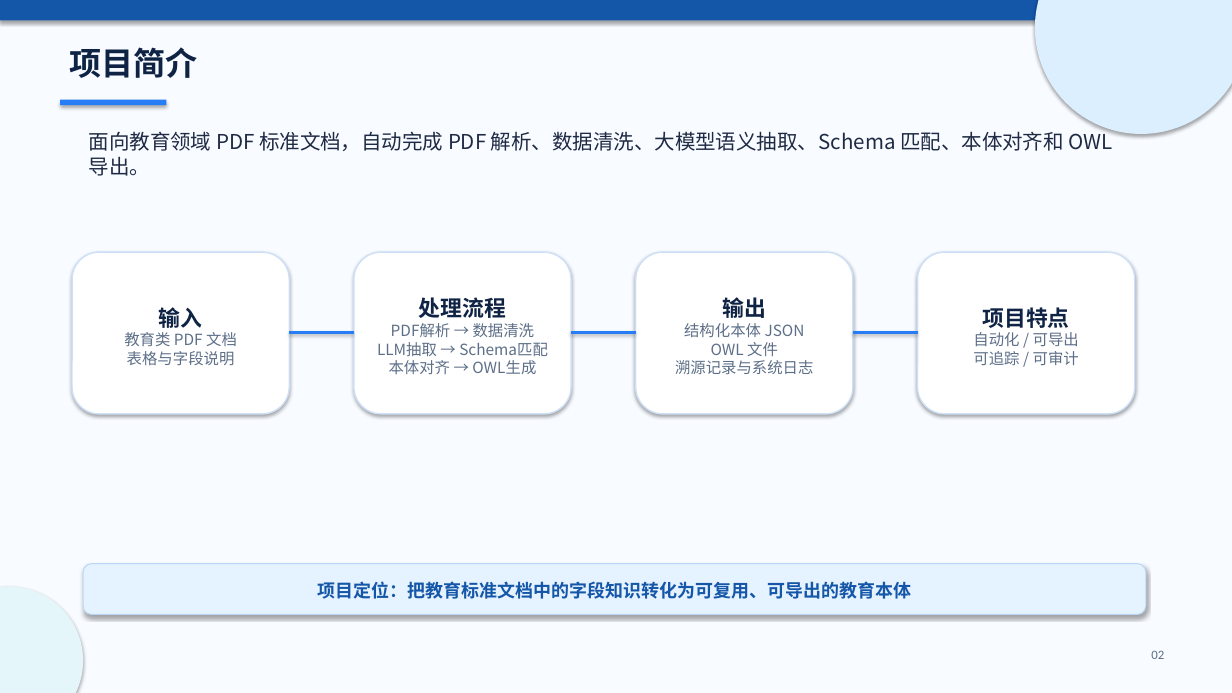
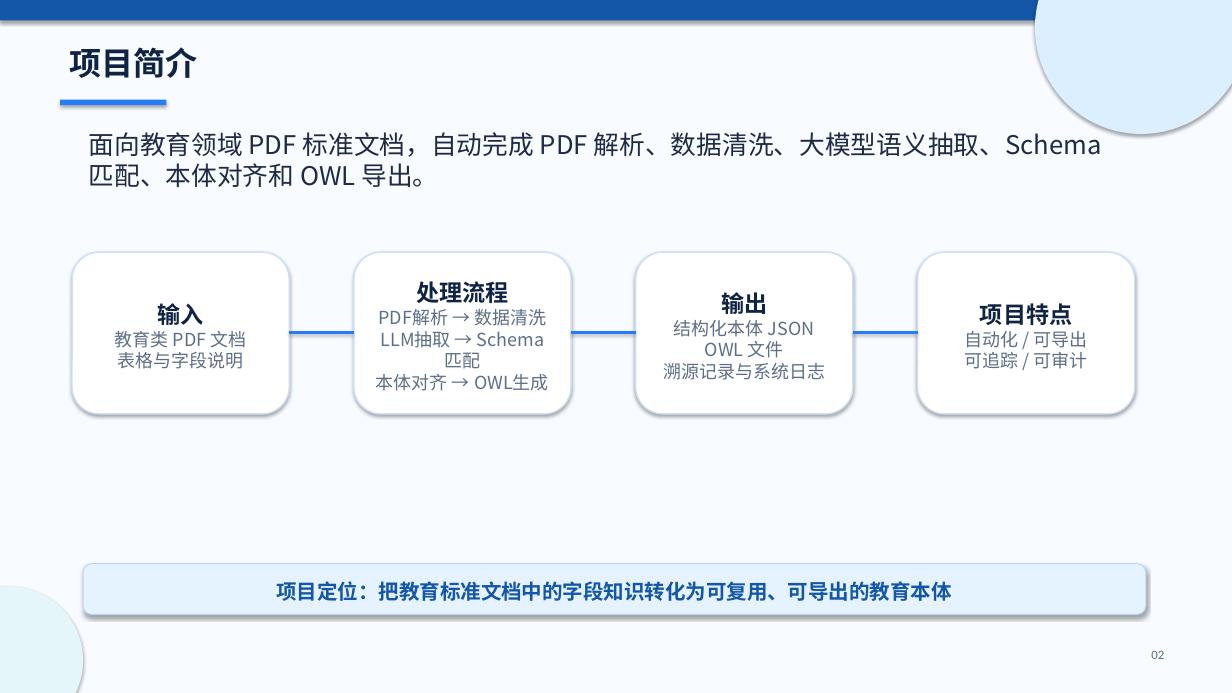
Before and after one commit to czx812/edu-ontology-system, a slide deck: slide 2 of docs/基于大模型智能体的教育本体构建系统_成果展示版.pptx. Drawn at 1232x693 pixels with LibreOffice and Linux fonts; fonts in the diff are those of the drawing. Boxes give left, top, right and bottom in pixels: in the first picture for what was removed or moved away, otherwise in the second. Text is boxed around its words. In the diff, an @@ line names an element or a change of style, - is before the commit and + after.

```diff
--- a/docs/基于大模型智能体的教育本体构建系统_成果展示版.pptx
+++ b/docs/基于大模型智能体的教育本体构建系统_成果展示版.pptx
@@ text "面向教育领域 PDF 标准文档，自动完成 PDF 解析、数据清洗、大模型语义抽取、Schema ..." at (89, 128, 1102, 187): size 16 to 20 pt @@
@@ text "处理流程" at (376, 281, 549, 391): size 17 to 18 pt in "处理流程"; size 12 to 14 pt in "PDF解析 → 数据清洗 LLM抽取 → Schema匹配 本体对齐 ..." @@
@@ text "输入": place and size @@
-text "输入" at (124, 307, 237, 365)
+text "输入" at (115, 303, 247, 369)
@@ text "输入" at (115, 303, 247, 369): size 17 to 18 pt in "输入"; size 12 to 14 pt in "教育类 PDF 文档 表格与字段说明" @@
@@ text "输出": place and size @@
-text "输出" at (675, 297, 813, 374)
+text "输出" at (663, 292, 825, 380)
@@ text "输出" at (663, 292, 825, 380): size 17 to 18 pt in "输出"; size 12 to 14 pt @@
@@ text "项目特点": place and size @@
-text "项目特点" at (973, 307, 1079, 365)
+text "项目特点" at (965, 303, 1088, 369)
@@ text "项目特点" at (965, 303, 1088, 369): size 17 to 18 pt in "项目特点"; size 12 to 14 pt in "自动化 / 可导出 可追踪 / 可审计" @@
@@ text "项目定位：把教育标准文档中的字段知识转化为可复用、可导出的教育本体": place and size @@
-text "项目定位：把教育标准文档中的字段知识转化为可复用、可导出的教育本体" at (317, 581, 911, 599)
+text "项目定位：把教育标准文档中的字段知识转化为可复用、可导出的教育本体" at (277, 581, 952, 601)
@@ text "项目定位：把教育标准文档中的字段知识转化为可复用、可导出的教育本体" at (277, 581, 952, 601): size 14 to 16 pt @@
```
Also in this commit, not shown: 8 other slides changed, 3 slides added, 29 other files.
